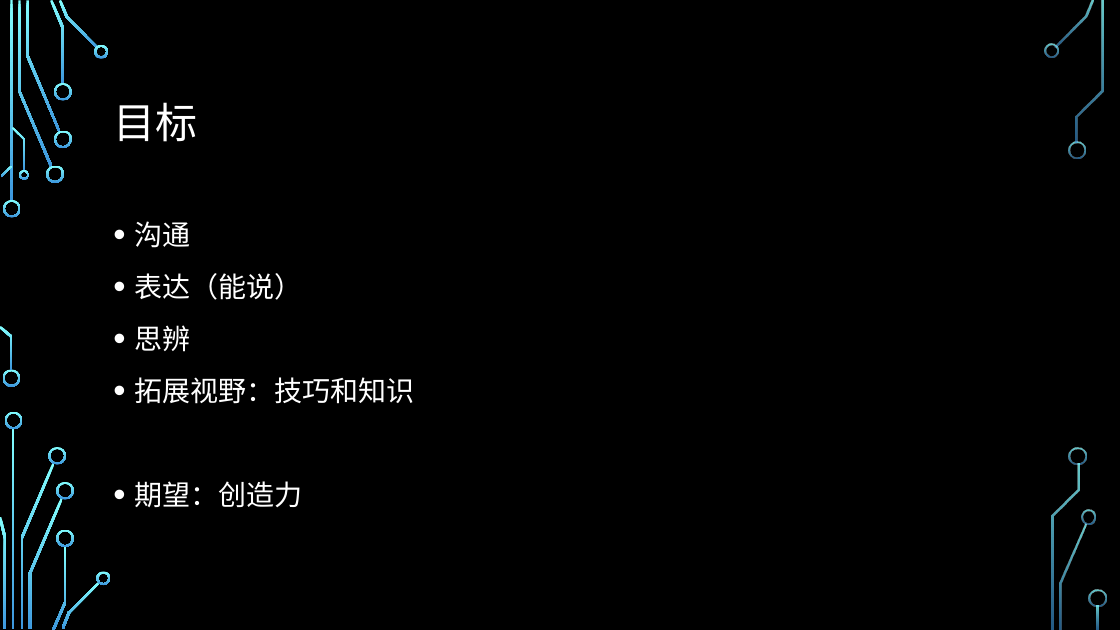
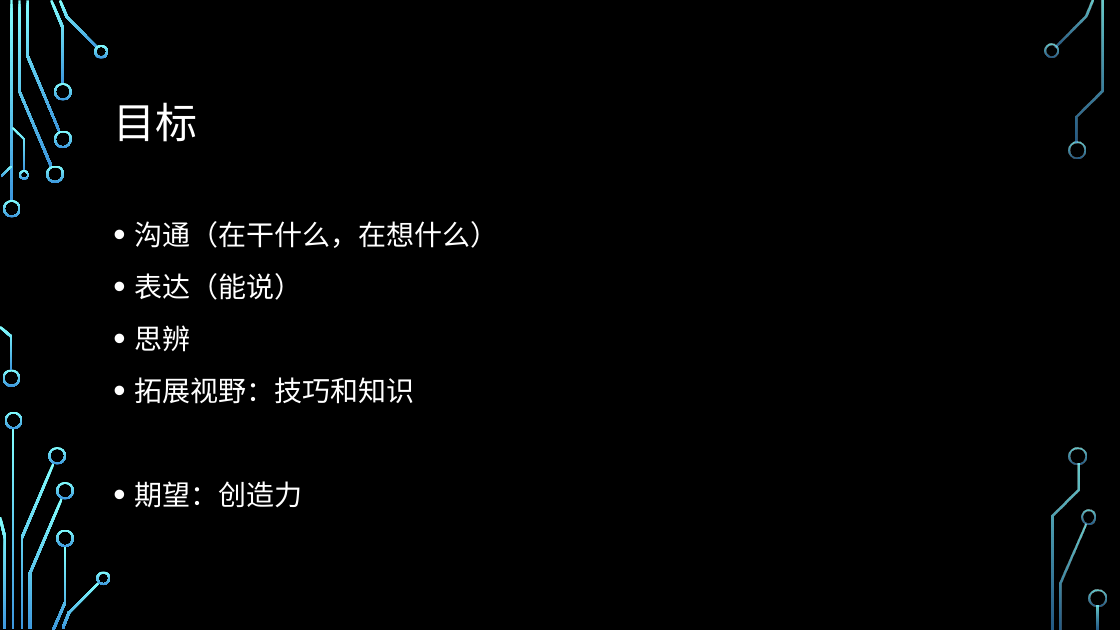
Before and after one commit to WeileiZeng/middle-school-study-plan, a slide deck: slide 3 of shizitang/shizitang.pptx (slide 4 before the commit). Drawn at 1120x630 pixels with LibreOffice and Linux fonts; fonts in the diff are those of the drawing; background and template pictures are left out. Boxes give left, top, right and bottom in pixels: in the first picture for what was removed or moved away, otherwise in the second. Text is boxed around its words. In the diff, an @@ line names an element or a change of style, - is before the commit and + after.

```diff
--- a/shizitang/shizitang.pptx
+++ b/shizitang/shizitang.pptx
@@ text at bbox=[134, 221, 498, 248]: text changed @@
-• 沟通
+• 沟通（在干什么，在想什么）
```
Also in this commit, not shown: 3 other slides changed, 3 slides added, 1 slide removed, 1 other file.
